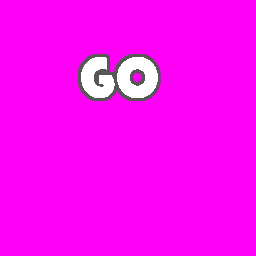
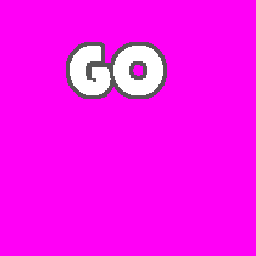
Before/after of a 256×256 layered artwork. What changed in the layer stack:
painted on "Layer 4" over [left=70, top=46, right=163, bottom=98]
moved "Layer 5" above "Layer 6", painted on it over [left=66, top=42, right=167, bottom=101]
